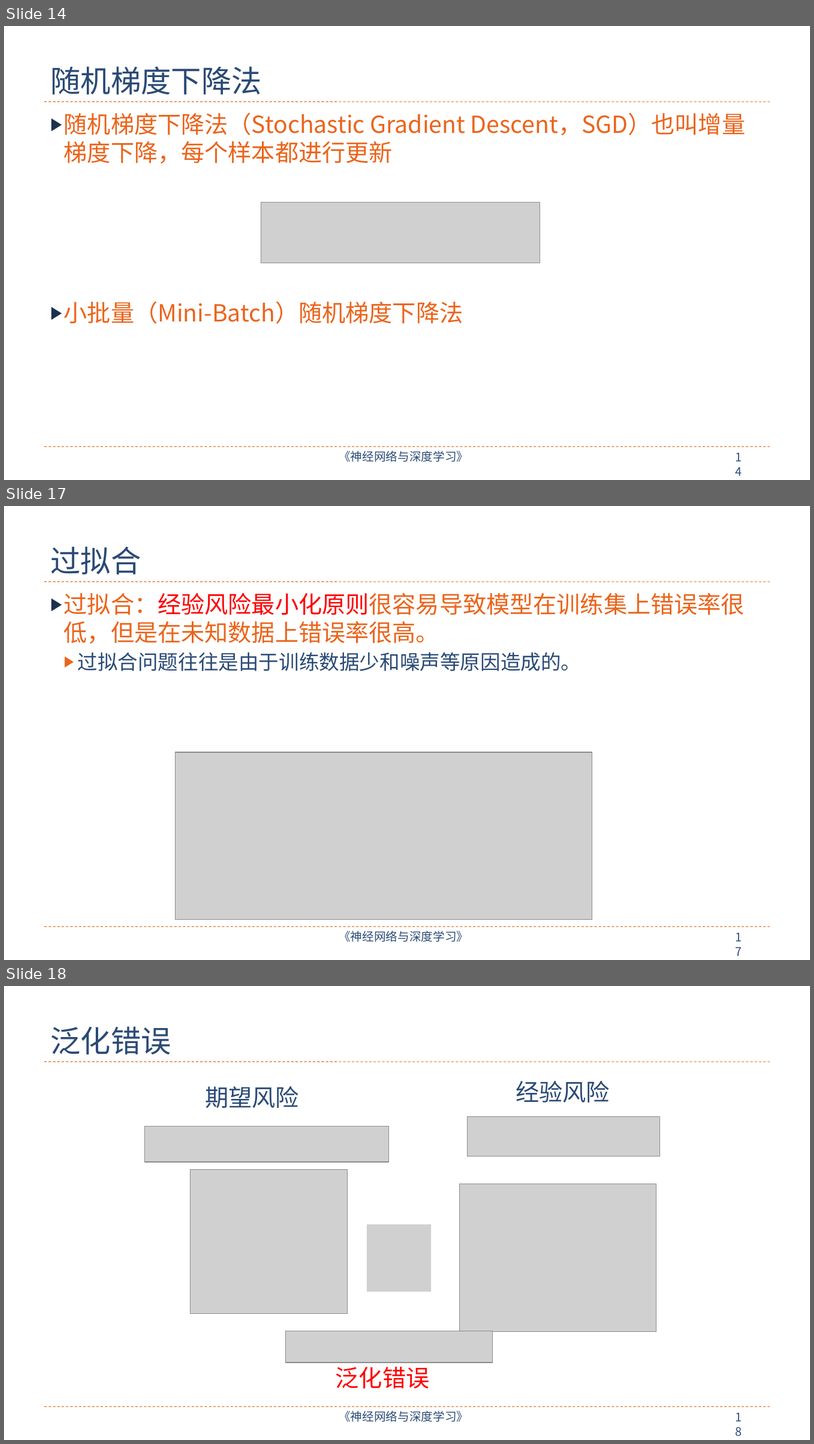
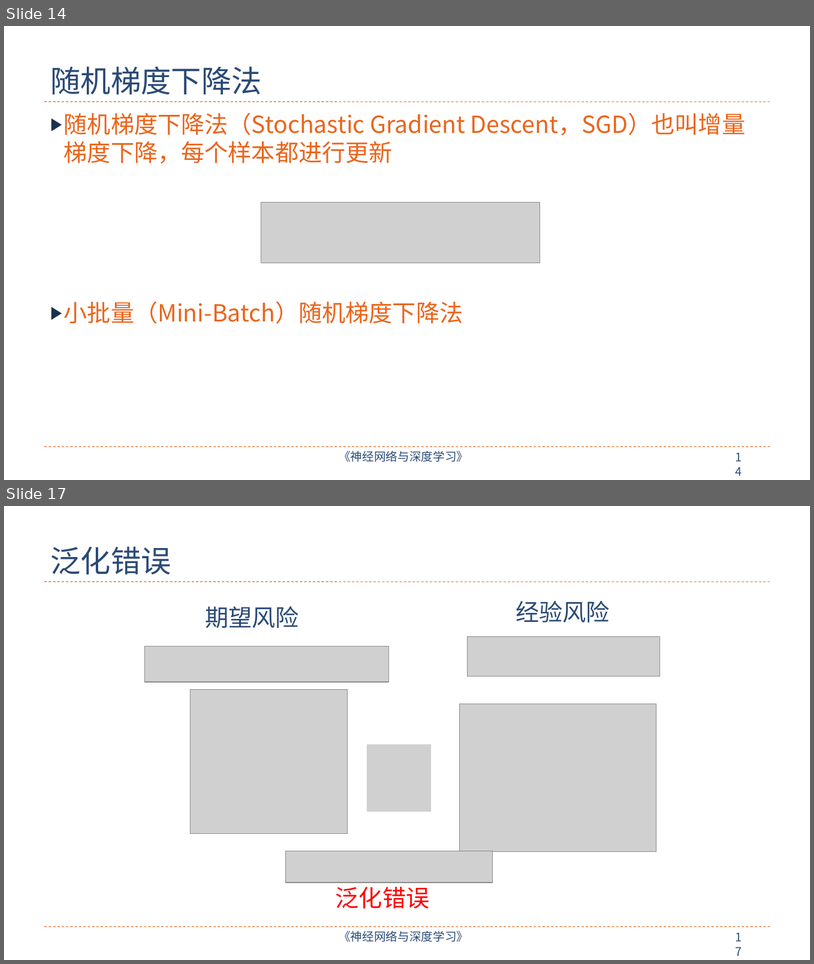
Before and after one commit to nndl/nndl.github.io, a slide deck: ppt/chap-机器学习概述.pptx. Shown one above the other, each under a label of ours: slides 14, 17 and 18 before the commit, slides 14 and 17 after it; the slides between them are not shown. The pictures are 814x1444 and 814x964 pixels, drawn with LibreOffice and Linux fonts; fonts in the diff are those of the drawing; grey boxes stand for pictures. Boxes give left, top, right and bottom in pixels: in the first picture for what was removed or moved away, otherwise in the second. Text is boxed around its words. In the diff, an @@ line names an element or a change of style, - is before the commit and + after.

```diff
--- a/ppt/chap-机器学习概述.pptx
+++ b/ppt/chap-机器学习概述.pptx
@@ slide 17 removed at box(4, 506, 810, 960), background #FFFFFF; not listed: 4 template elements that a slide beside it also shows @@
@@ title removed at box(50, 546, 141, 574) @@
-过拟合
@@ text removed at box(64, 593, 745, 671) @@
-▶ 过拟合：经验风险最小化原则很容易导致模型在训练集上错误率很低，但是在未知数据上错误率很高。
-  ▶ 过拟合问题往往是由于训练数据少和噪声等原因造成的。
@@ picture removed at box(175, 752, 593, 919) @@
@@ what was slide 18 is now slide 17 @@
@@ page number at box(730, 927, 755, 948): text changed @@
-18
+17
```
Also in this commit, not shown: 6 slides changed, 4 slides added, 1 other slide removed.
